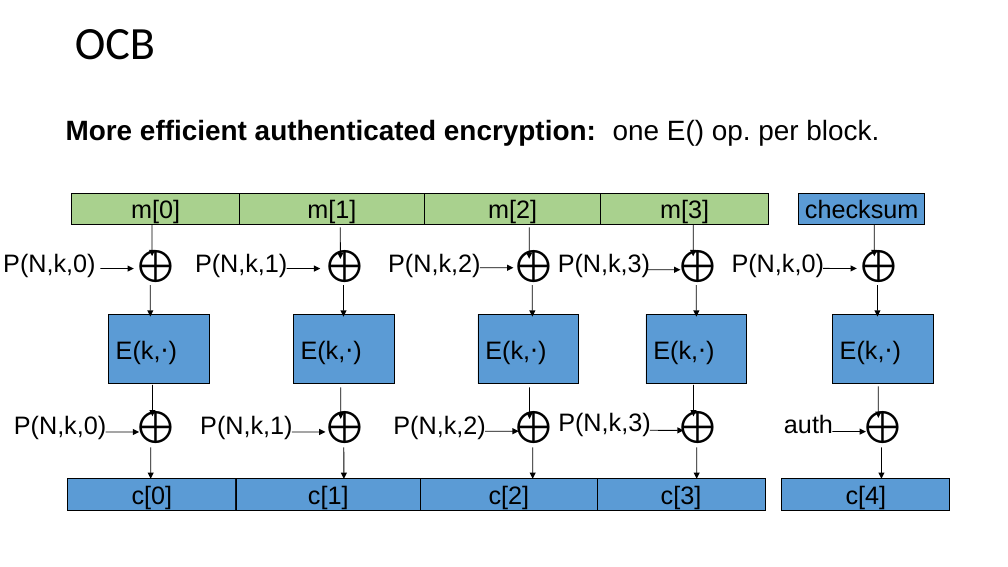
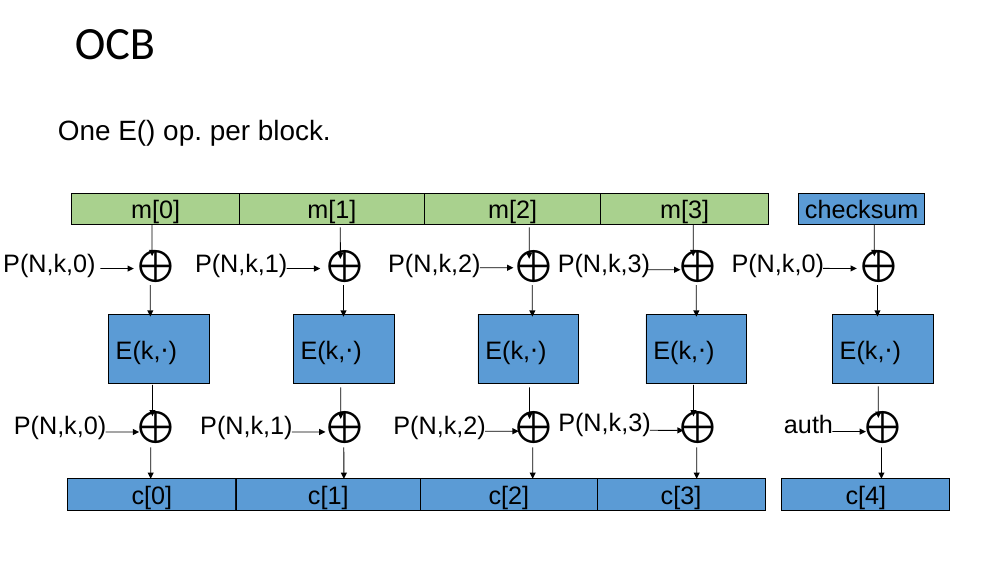
Before and after one commit to GeorgyFirsov-s-forks/CryptoLectures, a slide deck: slide 34 of Lectures/Lecture12.pptx (slide 31 before the commit). Drawn at 1008x567 pixels with LibreOffice and Linux fonts; fonts in the diff are those of the drawing. Boxes give left, top, right and bottom in pixels: in the first picture for what was removed or moved away, otherwise in the second. Text is boxed around its words. In the diff, an @@ line names an element or a change of style, - is before the commit and + after.

```diff
--- a/Lectures/Lecture12.pptx
+++ b/Lectures/Lecture12.pptx
@@ text at (58,119,331,146): text changed; bold off @@
-More efficient authenticated encryption: one E() op. per block.
+One E() op. per block.
```
Also in this commit, not shown: 12 other slides changed, 6 slides added, 3 slides removed, 3 other files.
